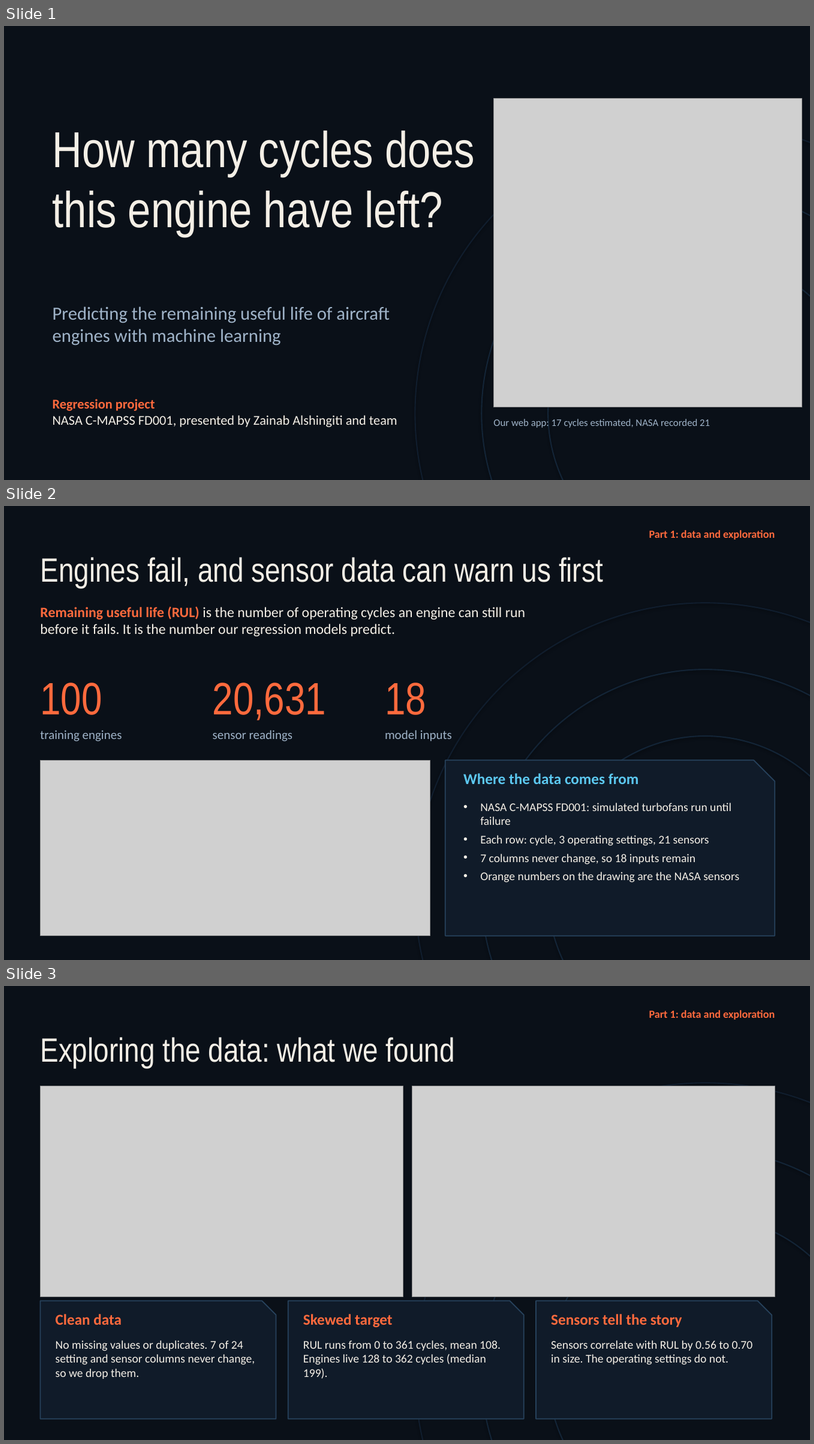
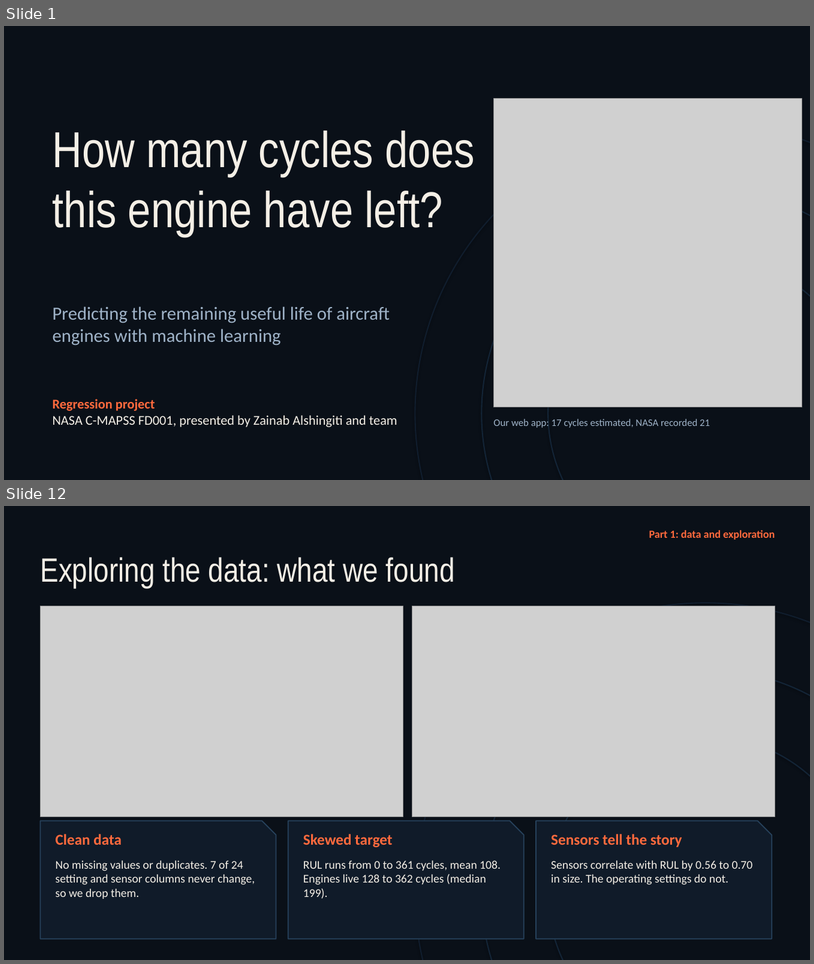
Before and after one commit to Shog7777/engine-rul-project, a slide deck: Presentation/Engine-RUL-Presentation.pptx. Shown one above the other, each under a label of ours: slides 1, 2 and 3 before the commit, slides 1 and 12 after it; the slides between them are not shown. The pictures are 814x1444 and 814x964 pixels, drawn with LibreOffice and Linux fonts; fonts in the diff are those of the drawing; grey boxes stand for pictures. Boxes give left, top, right and bottom in pixels: in the first picture for what was removed or moved away, otherwise in the second. Text is boxed around its words. In the diff, an @@ line names an element or a change of style, - is before the commit and + after.

Commit message:
Presentation: merge the first teammate's slides with ours into one 27-slide deck in a single design

```diff
--- a/Presentation/Engine-RUL-Presentation.pptx
+++ b/Presentation/Engine-RUL-Presentation.pptx
@@ slide 2 removed at (x1=4, y1=506, x2=810, y2=960), background #0A1018 @@
@@ text removed at (x1=650, y1=530, x2=775, y2=540) @@
-Part 1: data and exploration
@@ text removed at (x1=40, y1=557, x2=603, y2=588) @@
-Engines fail, and sensor data can warn us first
@@ text removed at (x1=40, y1=606, x2=525, y2=636) @@
-Remaining useful life (RUL) is the number of operating cycles an engine can still run before it fails. It is the number our regression models predict.
@@ ellipse removed at (x1=416, y1=603, x2=810, y2=960) @@
@@ text removed at (x1=40, y1=682, x2=102, y2=715) @@
-100
@@ text removed at (x1=213, y1=682, x2=327, y2=720) @@
-20,631
@@ text removed at (x1=385, y1=682, x2=426, y2=715) @@
-18
@@ ellipse removed at (x1=482, y1=669, x2=810, y2=960) @@
@@ text removed at (x1=40, y1=730, x2=122, y2=741) @@
-training engines
@@ text removed at (x1=213, y1=730, x2=293, y2=741) @@
-sensor readings
@@ text removed at (x1=385, y1=730, x2=452, y2=741) @@
-model inputs
@@ ellipse removed at (x1=548, y1=736, x2=810, y2=960) @@
@@ picture removed at (x1=40, y1=760, x2=430, y2=936) @@
@@ snip rect removed at (x1=446, y1=760, x2=776, y2=936) @@
@@ text removed at (x1=464, y1=773, x2=639, y2=784) @@
-Where the data comes from
@@ text removed at (x1=480, y1=802, x2=740, y2=882) @@
-• NASA C-MAPSS FD001: simulated turbofans run until failure
-• Each row: cycle, 3 operating settings, 21 sensors
-• 7 columns never change, so 18 inputs remain
-• Orange numbers on the drawing are the NASA sensors
@@ what was slide 3 is now slide 12 @@
```
Also in this commit, not shown: 5 slides changed, 17 slides added, 1 other slide removed, 1 other file.
